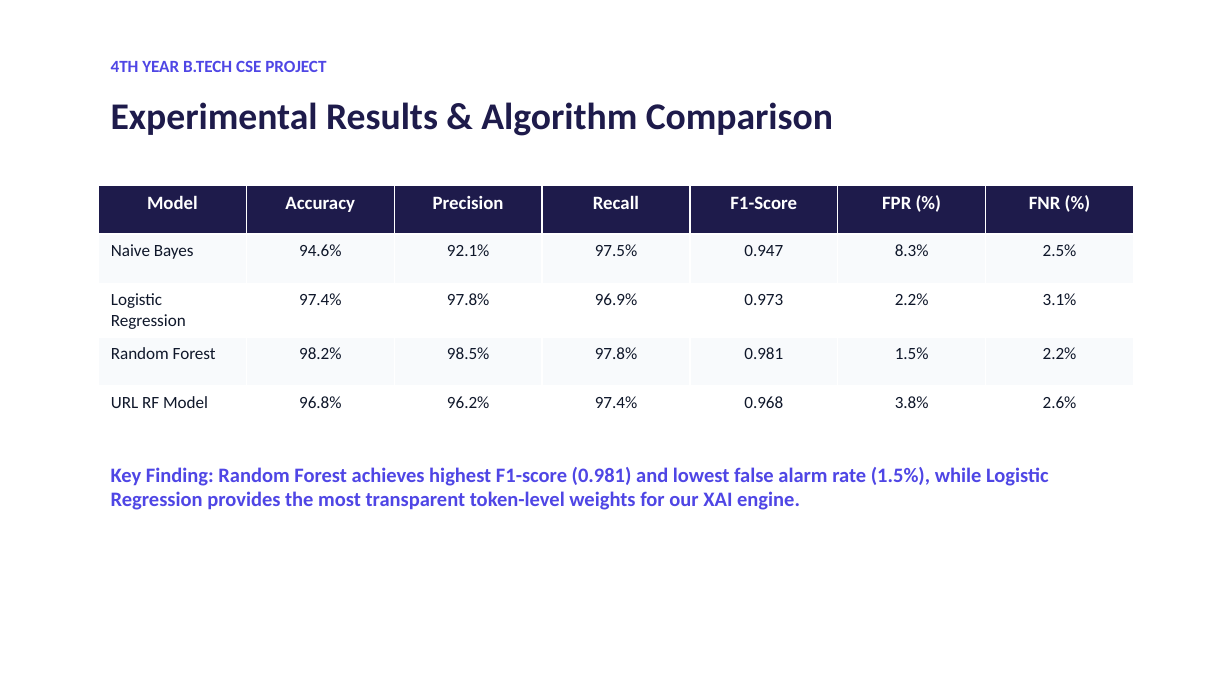
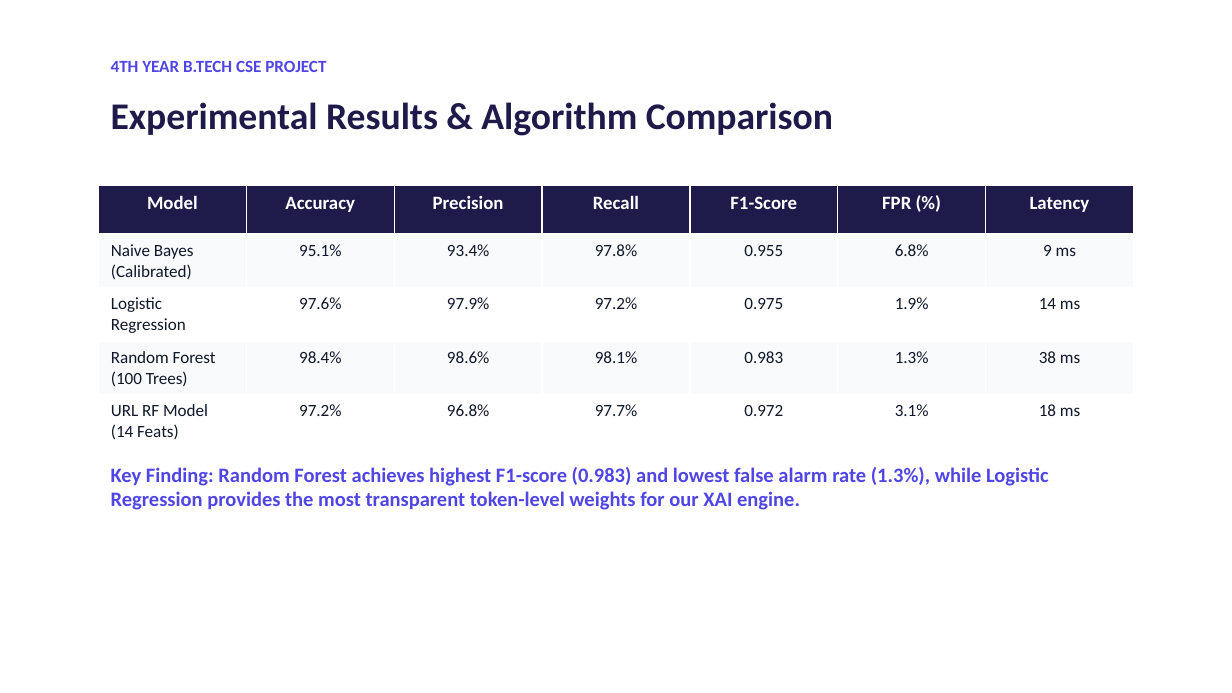
Before and after one commit to gmraj11132-tech/explainable-scam-fraud-detector, a slide deck: slide 8 of reports/Scam_Detection_Presentation.pptx. Drawn at 1232x693 pixels with LibreOffice and Linux fonts; fonts in the diff are those of the drawing. Boxes give left, top, right and bottom in pixels: in the first picture for what was removed or moved away, otherwise in the second. Text is boxed around its words. In the diff, an @@ line names an element or a change of style, - is before the commit and + after.

Commit message:
feat: regenerated research paper & pptx with 3600+ dataset samples & calibrated models, added high-visibility central navigation dock

```diff
--- a/reports/Scam_Detection_Presentation.pptx
+++ b/reports/Scam_Detection_Presentation.pptx
@@ table at (99, 185, 1133, 443) @@
-row 1, column 7: FNR (%)
+row 1, column 7: Latency
-row 2: Naive Bayes | 94.6% | 92.1% | 97.5% | 0.947 | 8.3% | 2.5%
+row 2: Naive Bayes (Calibrated) | 95.1% | 93.4% | 97.8% | 0.955 | 6.8% | 9 ms
-row 3: Logistic Regression | 97.4% | 97.8% | 96.9% | 0.973 | 2.2% | 3.1%
+row 3: Logistic Regression | 97.6% | 97.9% | 97.2% | 0.975 | 1.9% | 14 ms
-row 4: Random Forest | 98.2% | 98.5% | 97.8% | 0.981 | 1.5% | 2.2%
+row 4: Random Forest (100 Trees) | 98.4% | 98.6% | 98.1% | 0.983 | 1.3% | 38 ms
-row 5: URL RF Model | 96.8% | 96.2% | 97.4% | 0.968 | 3.8% | 2.6%
+row 5: URL RF Model (14 Feats) | 97.2% | 96.8% | 97.7% | 0.972 | 3.1% | 18 ms
@@ text at (111, 467, 1049, 510): text changed @@
-Key Finding: Random Forest achieves highest F1-score (0.981) and lowest false alarm rate (1.5%), while Logistic Regression provides the most transparent token-level weights for our XAI engine.
+Key Finding: Random Forest achieves highest F1-score (0.983) and lowest false alarm rate (1.3%), while Logistic Regression provides the most transparent token-level weights for our XAI engine.
```
Also in this commit, not shown: 2 other slides changed, 6 other files.
